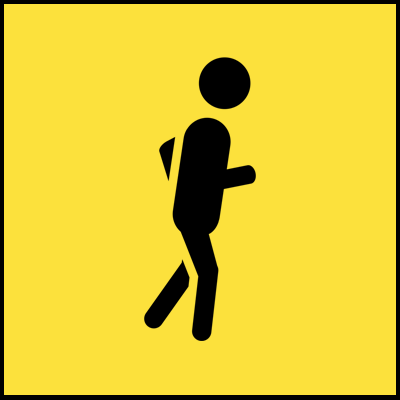
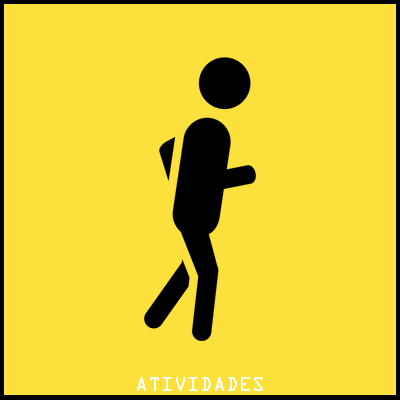
Layer changes from the first 400 x 400 image to the second:
added layer "ATIVIDADES" above "Layer 1" over [137, 377, 263, 391]
